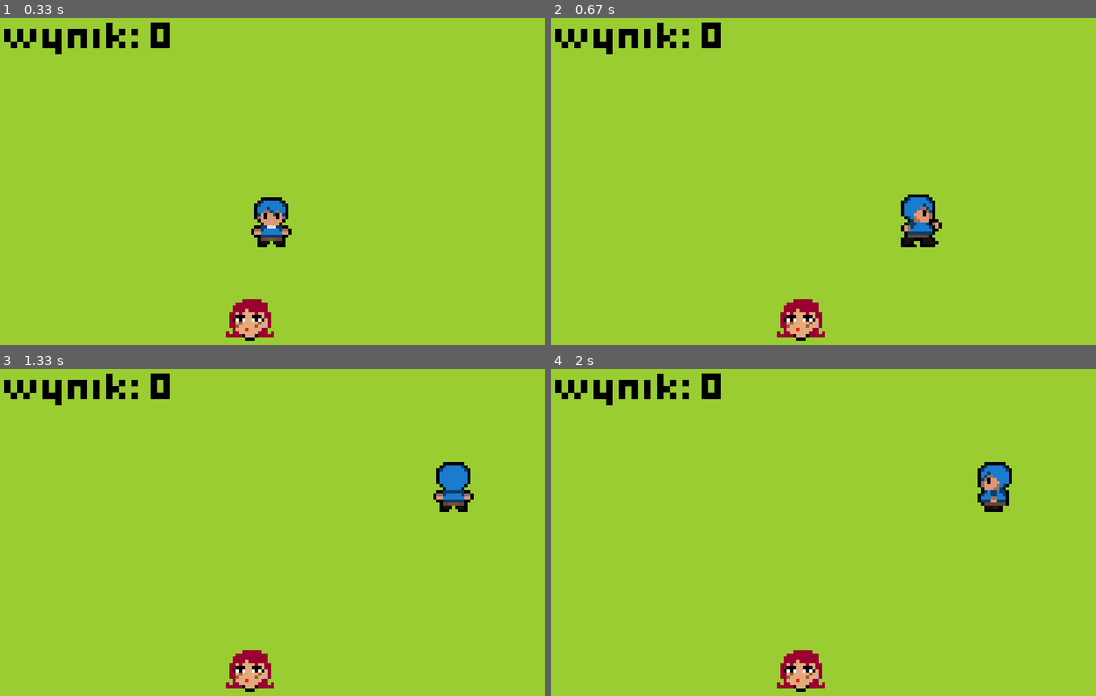
Above: before the commit, frames 1-4 (two rows, left to right).
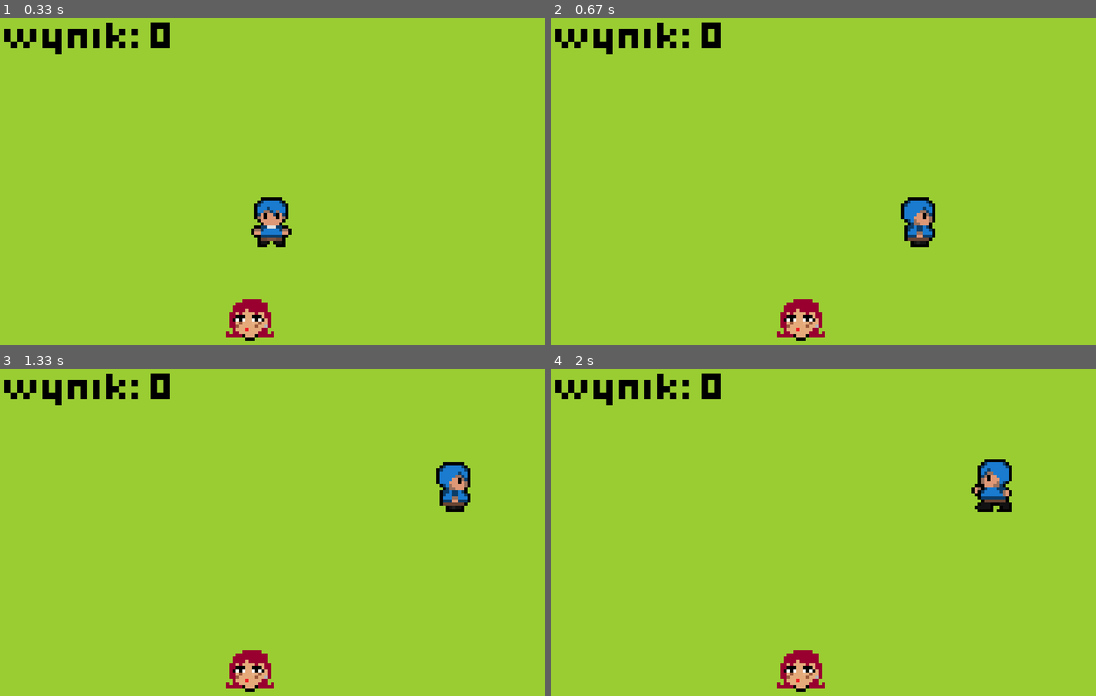
Above: after the commit, the same moments.

Repository: metahke/pygame-journey
Game: pygame game, started from squarely-adventure/main.py
Two runs of this game, one before a commit and one after it. Both use one fixed random seed, a clock stepped at 60 frames per second and the inputs below.
Inputs:
- Up to frame 1 (0.33 s): no input
- Up to frame 2 (0.67 s): hold Right from 0.33 s (still down)
- Up to frame 3 (1.33 s): release Right at 0.8 s; hold Up 0.83-1.13 s; hold Right from 1.17 s (still down)
- Up to frame 4 (2 s): release Right at 1.63 s; hold Left from 1.67 s (still down)

Frame 1 is identical in both runs. In frame 2, 0.6% of the frame differs, in the area x 64-72%, y 53-71%; in frame 3, 0.3%; in frame 4, 0.6%.

Commit message:
Code clean-up

Diff:
--- a/squarely-adventure/classes/player.py
+++ b/squarely-adventure/classes/player.py
@@ -3,7 +3,6 @@
 
 
 class Player:
-    # sprites są nieużywane
     def __init__(self, window, x, y, width, height, speed, sprites):
         self.window = window
         self.rect = Rect(x, y , width, height)
@@ -12,8 +11,8 @@
         self.sprites = sprites
 
         self.is_walking = False
-        self.position = "DOWN"
-        self.direction = "still"  # ["still", "moving"]
+        self.position = "idle"  # ["idle", "walk"]
+        self.direction = "down"  # ["left", "up", "right", "down"]
         self.vertical_leg_position = "left"  # [None, "left", "right"]
 
     def center(self, x, y):
@@ -22,29 +21,29 @@
     def move(self, direction):
 
         match direction:
-            case "LEFT":
+            case "left":
                 self.rect.x -= self.speed
 
                 if self.rect.x < 0 - self.rect.width:
                     self.rect.x = self.window.get_width()
-            case "UP":
+            case "up":
                 self.rect.y -= self.speed
 
                 if self.rect.y < 0 - self.rect.height:
                     self.rect.y = self.window.get_height()
-            case "RIGHT":
+            case "right":
                 self.rect.x += self.speed
 
                 if self.rect.x > self.window.get_width():
                     self.rect.x = 0 - self.rect.width
-            case "DOWN":
+            case "down":
                 self.rect.y += self.speed
 
                 if self.rect.y > self.window.get_height():
                     self.rect.y = 0 - self.rect.width
 
         self.is_walking = True
-        self.position = direction
+        self.direction = direction
 
     def render(self, image_path):
         image = pygame.transform.scale(
--- a/squarely-adventure/main.py
+++ b/squarely-adventure/main.py
@@ -33,9 +33,9 @@
     PLAYER_X, PLAYER_Y = 0, 0
 
     # player_state = {
-    #     "is_player_walking": False,
-    #     "position": "DOWN",
-    #     "direction": "still", # ["still", "moving"]
+    #     "is_walking": False,
+    #     "position": "idle", # ["idle", "walk"],
+    #     "direction":  "down",
     #     "vertical_leg_position": "left" # [None, "left", "right"]
     # }
 
@@ -75,7 +75,7 @@
 
 
     # ENEMY
-    enemy_positions = ["LEFT", "RIGHT"]
+    enemy_positions = ["left", "right"]
     current_enemy_position = None
 
     ENEMY_WIDTH, ENEMY_HEIGHT = 75, 75
@@ -120,15 +120,18 @@
 
         player.is_walking = False
 
-        # a może np. if keys..., then player.direction = "LEFT" (?)
+        # - a może np. if keys..., then player.direction = "left" (?)
+        # - można też rozwinąć o kierunki, np. left-up, right-down
+        # - może warto definiować player.is_walking w głównej pętli, poniżej
+        # - nie zmiana z walk/idle/walk/idle, tylko raczej walk/1 walk/2 walk/1
         if keys[pygame.K_LEFT]:
-            player.move("LEFT")
+            player.move("left")
         if keys[pygame.K_RIGHT]:
-           player.move("RIGHT")
+           player.move("right")
         if keys[pygame.K_UP]:
-            player.move("UP")
+            player.move("up")
         if keys[pygame.K_DOWN]:
-            player.move("DOWN")
+            player.move("down")
 
 
         collide = pygame.Rect.colliderect(player.rect, enemy)
@@ -139,85 +142,51 @@
             enemy.center = (RANDOM_X, RANDOM_Y)
 
 
-        # image_path = ...
+        # PLAYER LOGIC
+
+        if player.position == "walk":
+            if player.direction == "up" or player.direction == "down":
+                if player.vertical_leg_position == "left":
+                    player.direction = f"{player.direction}_left"
+                    player.vertical_leg_position = "right"
+                elif player.vertical_leg_position == "right":
+                    player.direction = f"{player.direction}_right"
+                    player.vertical_leg_position = "left"
+
+        # here error, np. 'idle down_left'
+        try:
+            player.render(player.sprites[player.position][player.direction])
+        except:
+            print(player.position, player.direction)
 
         current_player_switch_time = pygame.time.get_ticks()
 
         if player.is_walking:
             if current_player_switch_time >= \
-            last_player_walk_switch_time + player_walk_switch_interval:
-                if player.position == "LEFT":
-                    if player.direction == "still":
-                        image_path = player.sprites["idle"]["left"]
-                        player.direction = "moving"
-                    elif player.direction == "moving":
-                        image_path = player.sprites["walk"]["left"]
-                        player.direction = "still"
-                elif player.position == "RIGHT":
-                    if player.direction == "still":
-                        image_path = player.sprites["idle"]["right"]
-                        player.direction = "moving"
-                    elif player.direction == "moving":
-                        image_path = player.sprites["walk"]["right"]
-                        player.direction = "still"
-                elif player.position == "UP":
-                    if player.direction == "still":
-                        image_path = player.sprites["idle"]["up"]
-                        player.direction = "moving"
-                    elif player.direction == "moving":
-                       if player.vertical_leg_position == "left":
-                           image_path = player.sprites["walk"]["up_left"]
-                           player.direction = "still"
-                           player.vertical_leg_position = "right"
-                       elif player.vertical_leg_position == "right":
-                           image_path = player.sprites["walk"]["up_right"]
-                           player.direction = "still"
-                           player.vertical_leg_position = "left"
-                elif player.position == "DOWN":
-                    if player.direction == "still":
-                        image_path = player.sprites["idle"]["down"]
-                        player.direction = "moving"
-                    elif player.direction == "moving":
-                       if player.vertical_leg_position == "left":
-                           image_path = player.sprites["walk"]["down_left"]
-                           player.direction = "still"
-                           player.vertical_leg_position = "right"
-                       elif player.vertical_leg_position == "right":
-                           image_path = player.sprites["walk"]["down_right"]
-                           player.direction = "still"
-                           player.vertical_leg_position = "left"
-
-                last_player_walk_switch_time = current_player_switch_time
-        else:
-            if player.position == "LEFT":
-                image_path = player.sprites["idle"]["left"]
-            elif player.position == "UP":
-                image_path = player.sprites["idle"]["up"]
-            elif player.position == "RIGHT":
-                image_path = player.sprites["idle"]["right"]
-            elif player.position == "DOWN":
-                image_path = player.sprites["idle"]["down"]
-
-
-        player.render(image_path)
-
-
-
+                last_player_walk_switch_time + player_walk_switch_interval:
+                    if player.position == "idle":
+                        player.position = "walk"
+                    elif player.position == "walk":
+                        player.position = "idle"
+
+                    last_player_walk_switch_time = current_player_switch_time
+
+        # ENEMY LOGIC
         current_time = pygame.time.get_ticks()
 
         if current_time >= last_switch_time + switch_interval:
-            if current_enemy_position == "LEFT":
-                current_enemy_position = "RIGHT"
-            elif current_enemy_position == "RIGHT":
-                current_enemy_position = "LEFT"
+            if current_enemy_position == "left":
+                current_enemy_position = "right"
+            elif current_enemy_position == "right":
+                current_enemy_position = "left"
             else:
-                current_enemy_position = "LEFT"
+                current_enemy_position = "left"
 
             last_switch_time = current_time
 
-        if current_enemy_position == "LEFT":
+        if current_enemy_position == "left":
             window.blit(goth_image_left, enemy)
-        elif current_enemy_position == "RIGHT":
+        elif current_enemy_position == "right":
             window.blit(goth_image_right, enemy)
         else:  # if None
             window.blit(goth_image_left, enemy)
Not shown, changed: squarely-adventure/todo.md
